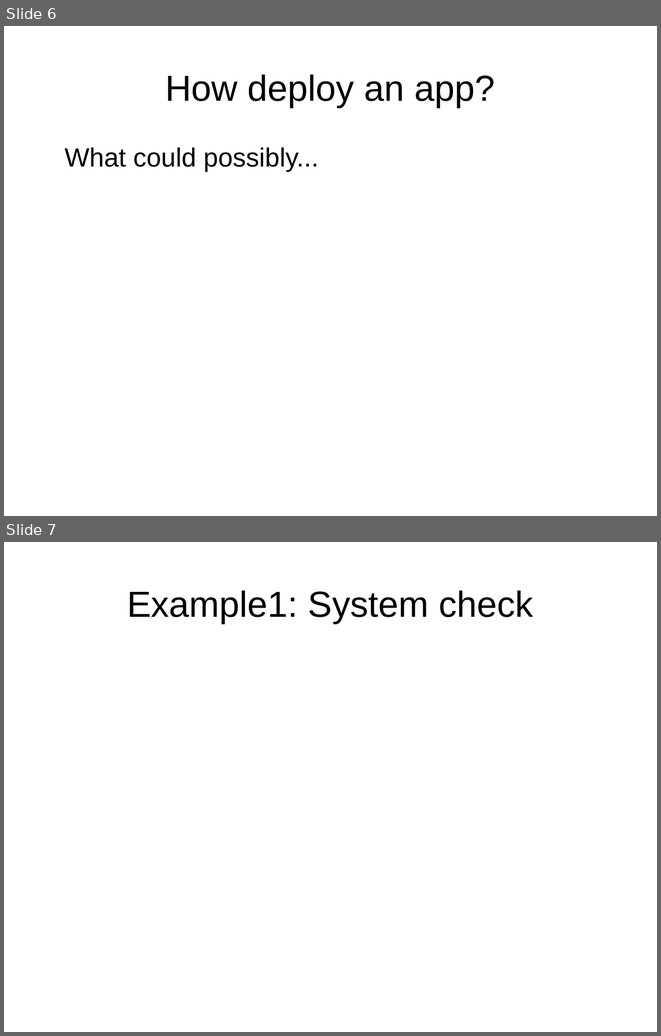
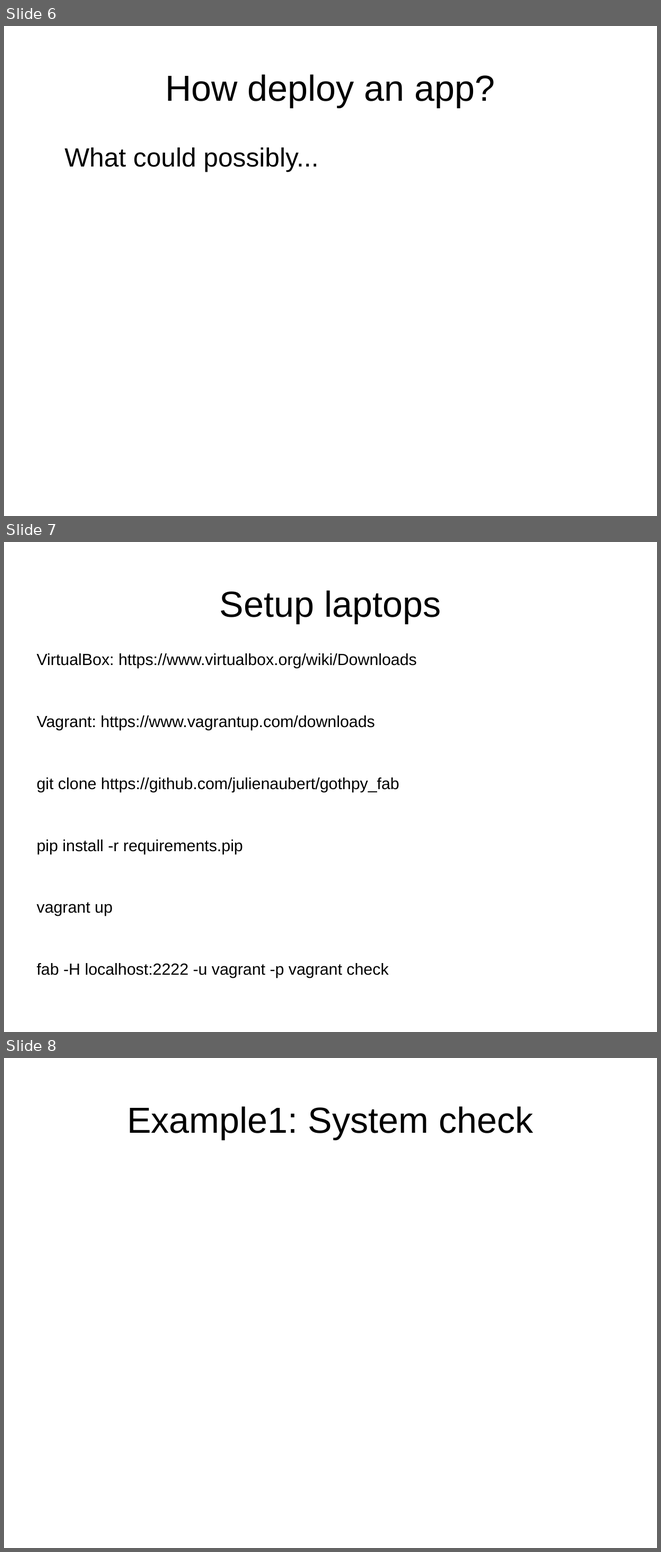
Before and after one commit to julienaubert/gothpy_fab, a slide deck: slides.odp. Shown one above the other, each under a label of ours: slides 6 and 7 before the commit, slides 6, 7 and 8 after it. The pictures are 661x1036 and 661x1552 pixels, drawn with LibreOffice and Linux fonts; fonts in the diff are those of the drawing. Boxes give left, top, right and bottom in pixels: in the first picture for what was removed or moved away, otherwise in the second. Text is boxed around its words. In the diff, an @@ line names an element or a change of style, - is before the commit and + after.

```diff
--- a/slides.odp
+++ b/slides.odp
@@ slide 7 added at [4,542,657,1032], background #FFFFFF @@
@@ title added at [220,590,441,623], 44 pt, text #000000 @@
+Setup laptops
@@ text added at [37,653,417,978], 19.6 pt, text #000000 @@
+VirtualBox: https://www.virtualbox.org/wiki/Downloads
+Vagrant: https://www.vagrantup.com/downloads
+git clone https://github.com/julienaubert/gothpy_fab
+pip install -r requirements.pip
+vagrant up
+fab -H localhost:2222 -u vagrant -p vagrant check
@@ what was slide 7 is now slide 8 @@
```
Also in this commit, not shown: 2 slides changed, 6 other slides added, 2 slides removed, 11 other files.
